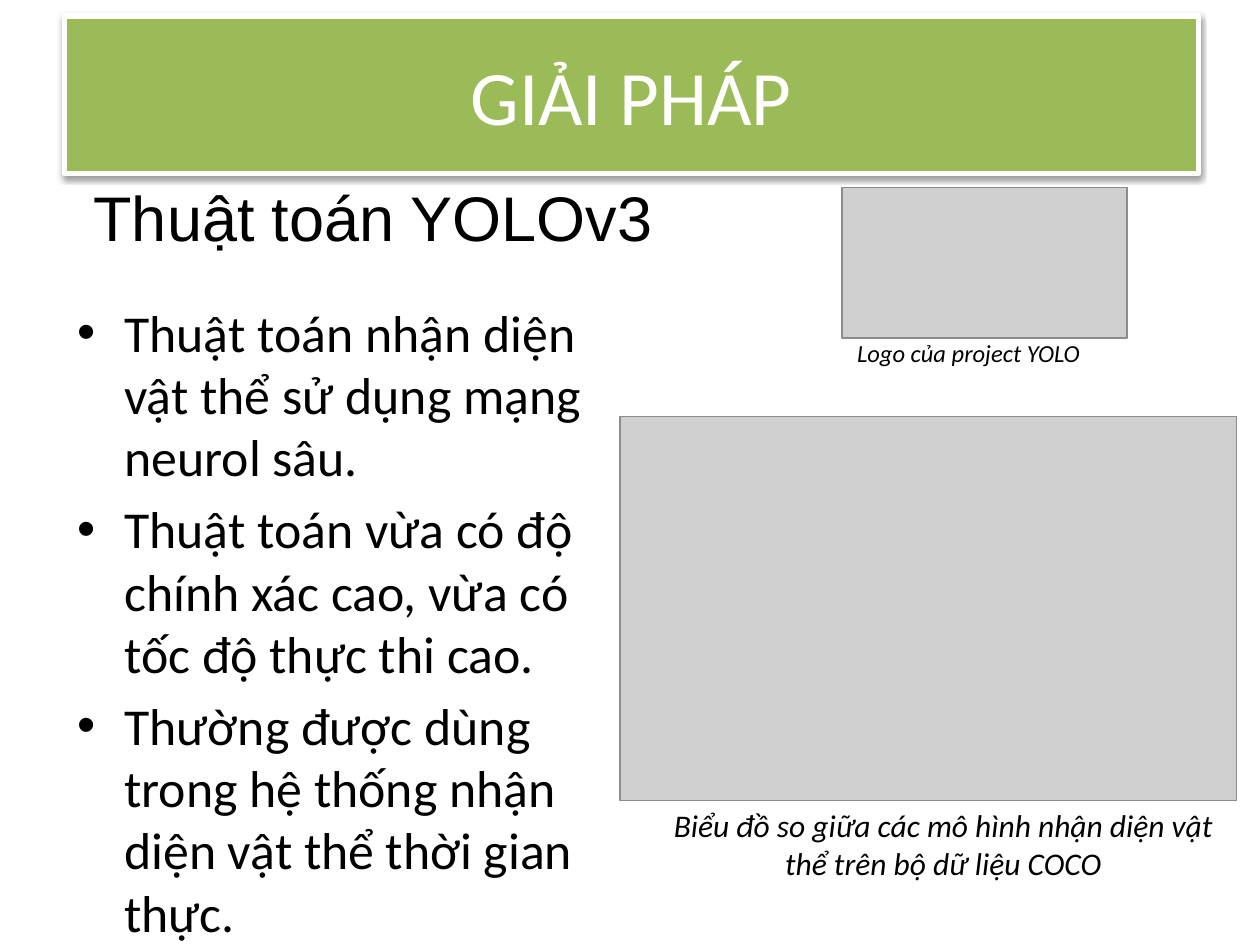
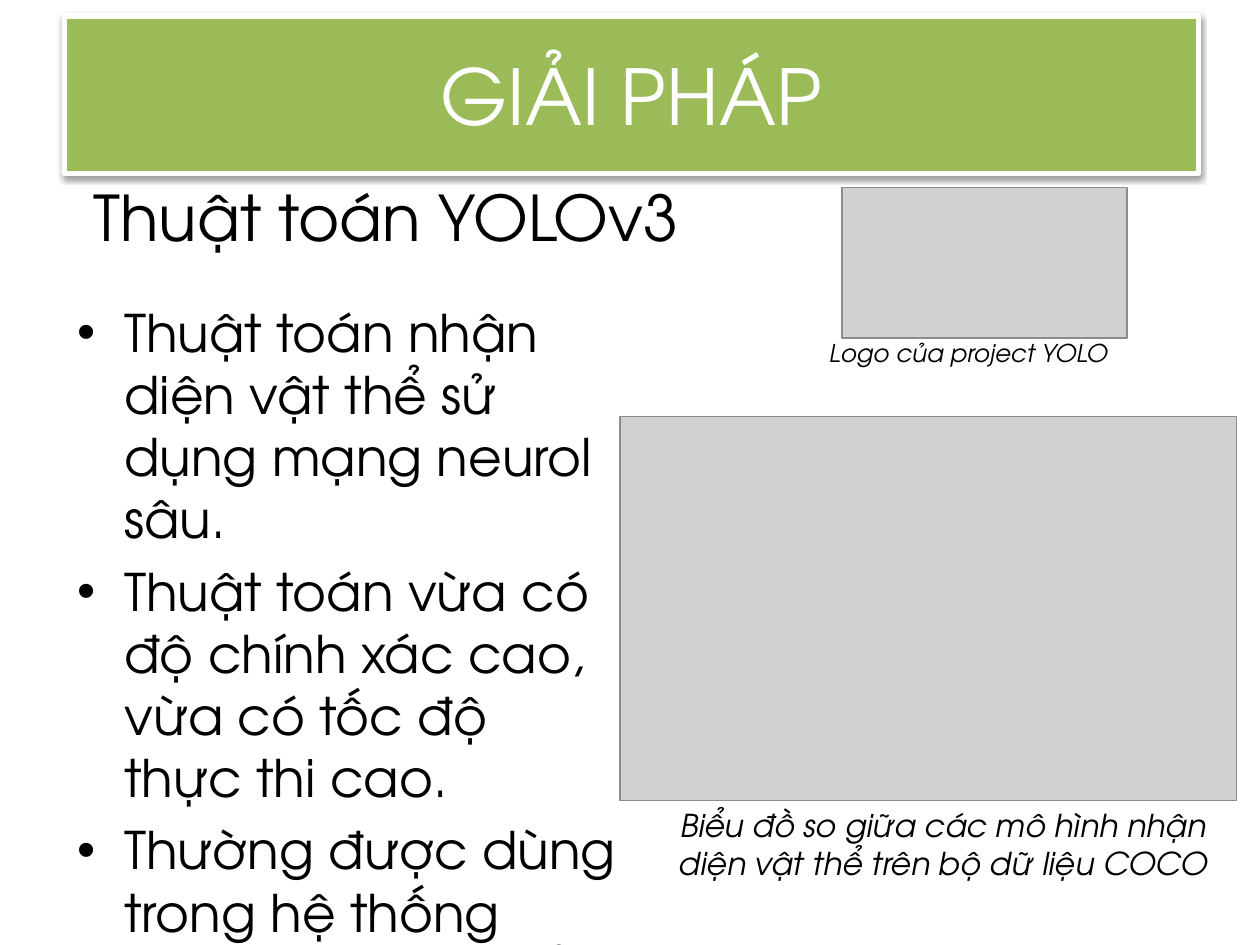
Before and after one commit to bloomingseed/pbl5-mmmodel, a slide deck: slide 4 of reports/Báo cáo tiến độ 3.pptx. Drawn at 1260x945 pixels with LibreOffice and Linux fonts; fonts in the diff are those of the drawing; grey boxes stand for pictures. Boxes give left, top, right and bottom in pixels: in the first picture for what was removed or moved away, otherwise in the second. Text is boxed around its words. In the diff, an @@ line names an element or a change of style, - is before the commit and + after.

```diff
--- a/reports/Báo cáo tiến độ 3.pptx
+++ b/reports/Báo cáo tiến độ 3.pptx
@@ text "Thuật toán YOLOv3" at [94,176,679,253]: font Arial to TeX Gyre Adventor @@
@@ font Calibri to TeX Gyre Adventor in 4 elements at [64,16,1198,174], [124,312,615,943], [829,336,1108,368], [679,807,1208,881] @@
```
Also in this commit, not shown: 12 other slides changed, 10 other files.
